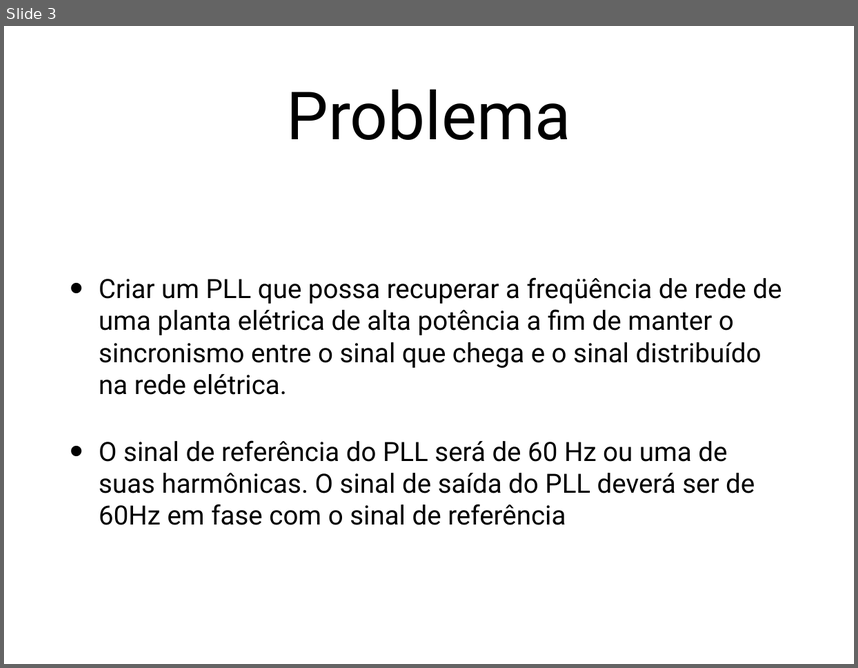
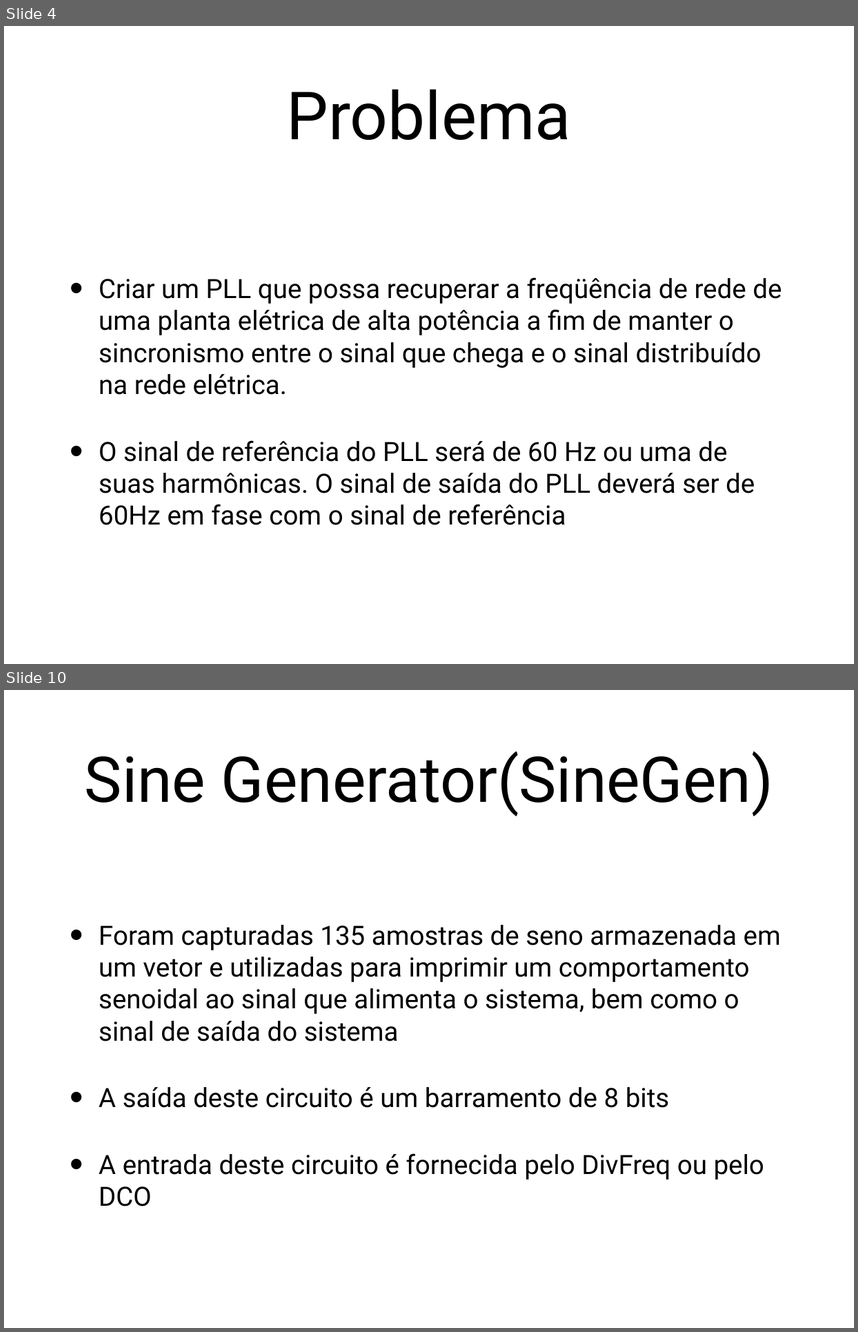
Before and after one commit to wwagner33/adpll-vhdl, a slide deck: trabalho-pll.pptx. Shown one above the other, each under a label of ours: slide 3 before the commit, slides 4 and 10 after it; the slides between them are not shown. The pictures are 858x668 and 858x1332 pixels, drawn with LibreOffice and Linux fonts; fonts in the diff are those of the drawing. Boxes give left, top, right and bottom in pixels: in the first picture for what was removed or moved away, otherwise in the second. Text is boxed around its words. In the diff, an @@ line names an element or a change of style, - is before the commit and + after.

```diff
--- a/trabalho-pll.pptx
+++ b/trabalho-pll.pptx
@@ slide 10 added at box(4, 690, 854, 1328), background #FFFFFF @@
@@ title added at box(85, 751, 773, 816), 76 pt, text #000000 @@
+Sine Generator(SineGen)
@@ text added at box(99, 925, 781, 1206), 32 pt, text #000000 @@
+• Foram capturadas 135 amostras de seno armazenada em um vetor e utilizadas para imprimir um comportamento senoidal ao sinal que alimenta o sistema, bem como o sinal de saída do sistema
+• A saída deste circuito é um barramento de 8 bits
+• A entrada deste circuito é fornecida pelo DivFreq ou pelo DCO
@@ what was slide 3 is now slide 4 @@
```
Also in this commit, not shown: 6 slides changed, 31 other slides added, 2 slides removed, 7 other files.
